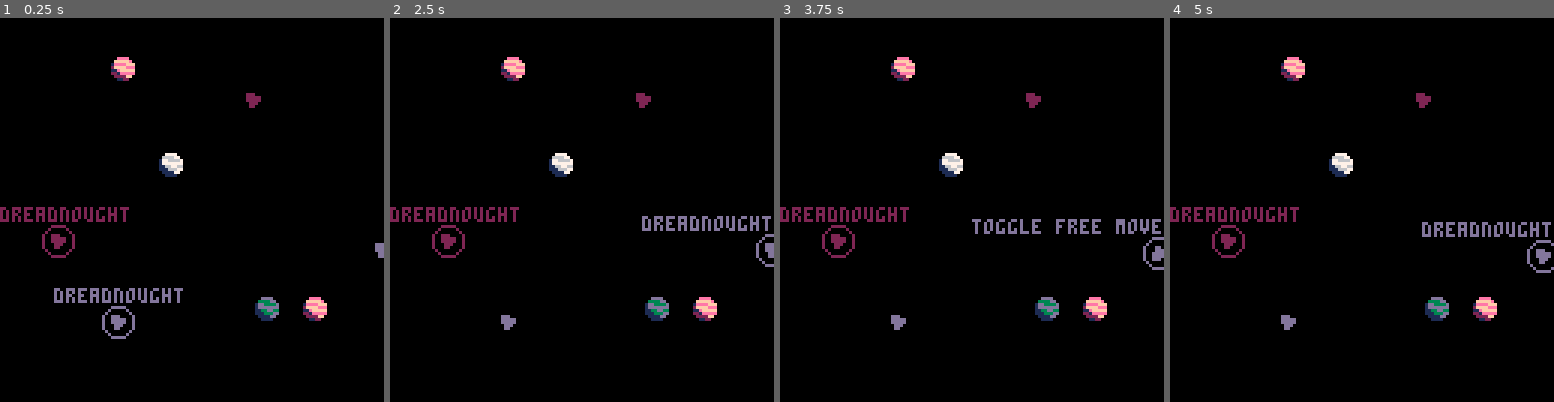
Above: before the commit, frames 1-4 (left to right).
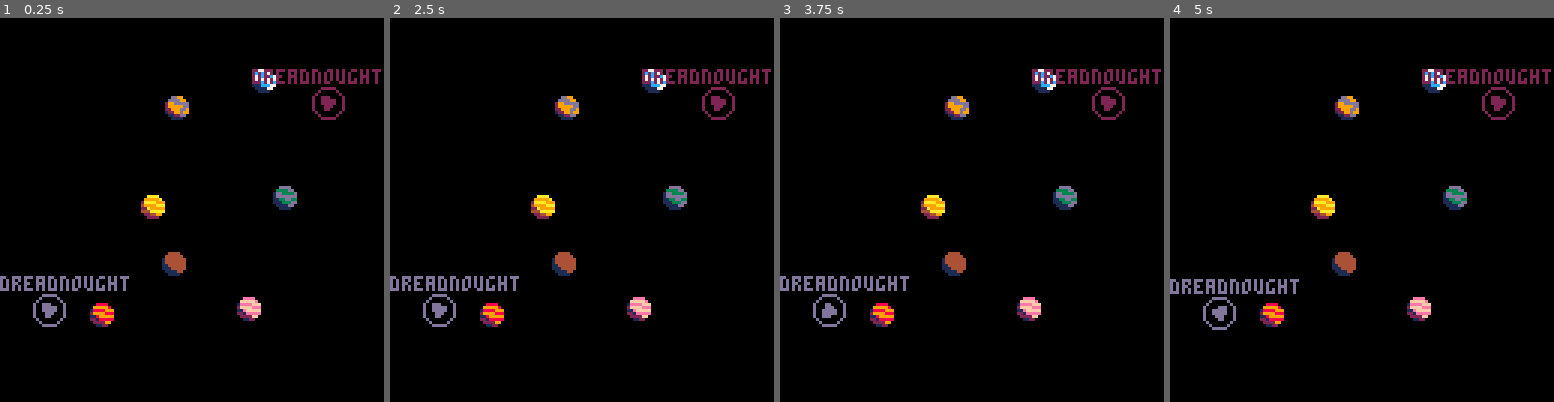
Above: after the commit, the same moments.

Repository: ironchestgames/pico-8-carts
Game: PICO-8 cartridge spacewar.p8
The game is run twice, just before and just after one commit, with the same random seed, the same clock (stepped at 60 frames per second) and the same inputs.
Inputs:
- Up to frame 1 (0.25 s): no input
- Up to frame 2 (2.5 s): tap X (X key) at 0.33, 1.07, 1.85 s; tap O (Z key) at 0.7, 1.7, 2.1 s; hold Right 1.6-2.1 s; hold Up 2.15-2.42 s; hold Right from 2.47 s (still down)
- Up to frame 3 (3.75 s): tap O (Z key) every 0.4 s from 2.5 to 3.7 s; tap X (X key) at 2.97 s; release Right at 3.03 s; hold Left 3.08-3.58 s; hold Down from 3.63 s (still down)
- Up to frame 4 (5 s): release Down at 3.97 s; hold Right 4.02-4.68 s; tap X (X key) at 4.08 s; tap O (Z key) at 4.1, 4.5, 4.9 s; hold Up from 4.73 s (still down)

The runs differ from the first frame. In frame 1, 7.2% of the frame differs, in the area x 0-100%, y 10-84%; in frame 2, 7.3%; in frame 3, 7.4%, in the area x 0-100%, y 10-82%; in frame 4, 7.4%.

Commit message:
spacewar - wip

Diff:
--- a/spacewar.p8
+++ b/spacewar.p8
@@ -58,37 +58,58 @@
  return _closest or _cur
 end
 
+function newship(_shiptype,_player,_x,_y)
+ local _x,_y=_x-4,_y-4
+ local _ship=clone(_shiptype)
+ _ship.x=_x
+ _ship.y=_y
+ _ship.targetx=_x
+ _ship.targety=_y
+ _ship.owner=_player.owner
+ _ship.text={}
+ _ship.action={}
+ return _ship
+end
+
 function shipgoto(_ship,_target)
  _ship.targetx=_target.x
  _ship.targety=_target.y
  _ship.target=_target
 end
 
-planets={
- {
-  x=16+flr(rnd(12))*8,y=16+flr(rnd(12))*8,
- },
- {
-  x=16+flr(rnd(12))*8,y=16+flr(rnd(12))*8,
- },
- {
-  x=16+flr(rnd(12))*8,y=16+flr(rnd(12))*8,
- },
- {
-  x=16+flr(rnd(12))*8,y=16+flr(rnd(12))*8,
- },
-}
-
-for _p in all(planets) do
- _p.isplanet=true
- _p.spr=240+flr(rnd(12))
- _p.text={}
- _p.action={}
- _p.items={
-  {x=_p.x-11,y=_p.y-11,text={},action={}},
-  {x=_p.x+11,y=_p.y-11,text={},action={}},
-  {x=_p.x-11,y=_p.y+11,text={},action={}},
-  {x=_p.x+11,y=_p.y+11,text={},action={}},
+playercount=2
+
+planets={}
+
+for _i=1,4+flr(rnd(playercount*2)) do
+ local _quad=(_i-1)*0.25
+ local _a=max(_quad,_quad+rnd(0.25))
+ local _x,_y
+ repeat
+  _x,_y=64+cos(_a)*flr(rnd(55)),64+sin(_a)*flr(rnd(55))
+  if #planets < 1 then
+   break
+  end
+  local _tooclose=nil
+  for _p in all(planets) do
+   if dist(_x,_y,_p.x,_p.y) < 20 then
+    _tooclose=true
+   end
+  end
+ until (not _tooclose)
+ planets[_i]={
+  x=_x,
+  y=_y,
+  isplanet=true,
+  spr=240+flr(rnd(13)),
+  text={},
+  action={},
+  items={
+   {x=_x-11,y=_y-11,text={},action={}},
+   {x=_x+11,y=_y-11,text={},action={}},
+   {x=_x-11,y=_y+11,text={},action={}},
+   {x=_x+11,y=_y+11,text={},action={}},
+  },
  }
 end
 
@@ -128,7 +149,7 @@
  local _items={}
 
  -- add shiptypes
- if _pl.sel1.isplanet then
+ if _pl.sel1 and _pl.sel1.isplanet then
   local _planet=_pl.sel1
   for _i=1,#_pl.shiptypes do
    local _shiptype=_pl.shiptypes[_i]
@@ -145,7 +166,7 @@
 
   _items=clone(_planet.items)
 
- else
+ elseif _pl.sel1 then
 
   _pl.sel1.text[_pl.owner]=nil
   if _pl.sel1 == _pl.sel2 then
@@ -187,11 +208,19 @@
   end
 
   -- add enemy ships
-  -- for _other in all(players) do
-  --  if _other != _pl then
-
-  --  end
-  -- end
+  for _other in all(players) do
+   if _other != _pl then
+    for _othership in all(_other.ships) do
+     _othership.text[_pl.owner]='attack'
+     _othership.action[_pl.owner]=function()
+      shipgoto(_pl.sel1,_othership)
+      _pl.sel1.orders='attack'
+      _pl.curlevel=1
+     end
+     add(_items,_othership)
+    end
+   end
+  end
 
  end
 
@@ -243,16 +272,8 @@
  return _items
 end
 
-local angles={
- [0]={0,1},
- {1,1},
- {1,0},
- {0,0},
-}
-
-players={
+factions={
  [1]={
-  owner=1,
   col=13,
   lasercol=12,
   shiptypes={
@@ -261,8 +282,8 @@
     sprite=4,
     hp=4,
     range=8,
-    spd=0.05,
-    duration=1200,
+    spd=0.1,
+    duration=1500,
    },
    {
     name='corvettes',
@@ -281,16 +302,8 @@
     duration=1200,
    },
   },
-  ships={},
-  curlevel=1,
-  sel1=nil,
-  getitems1=getitems1,
-  sel2=nil,
-  getitems2=getitems2,
-  getitems3=getitems3,
  },
  [2]={
-  owner=2,
   col=2,
   lasercol=8,
   shiptypes={
@@ -319,51 +332,50 @@
     duration=1200,
    },
   },
-  ships={},
-  curlevel=1,
-  sel1=nil,
-  getitems1=getitems1,
-  sel2=nil,
-  getitems2=getitems2,
-  getitems3=getitems3,
- }
-}
-
-players[1].ships={
- {
-  x=rnd(128),y=rnd(128),
-  owner=1,
- },
- {
-  x=rnd(128),y=rnd(128),
-  owner=1,
  },
 }
 
-players[2].ships={
- {
-  x=rnd(128),y=rnd(128),
-  owner=2,
- },
- {
-  x=rnd(128),y=rnd(128),
-  owner=2,
- },
+playerblueprint={
+ curlevel=1,
+ -- sel1=nil,
+ -- sel2=nil,
+ getitems1=getitems1,
+ getitems2=getitems2,
+ getitems3=getitems3,
 }
 
-local allships=concat(players[1].ships,players[2].ships)
-
-for _ship in all(allships) do
- _ship.targetx,_ship.targety=_ship.x,_ship.y
- _ship.spd=0.05
- _ship.hp=8
- _ship.range=8
- _ship.name='dreadnought'
- _ship.sprite=0
- _ship.text={}
- _ship.action={}
-end
-
+players={}
+
+
+local _r=rnd()
+for _i=1,playercount do
+ local _p=clone(playerblueprint)
+ _p.shiptypes=factions[_i].shiptypes
+ _p.owner=_i
+ _p.col=factions[_i].col
+ _p.lasercol=factions[_i].lasercol
+ local _a=_r+(_i-1)*0.5
+ local _x,_y=67+cos(_a)*58,67+sin(_a)*58
+ _p.ships={
+  newship(_p.shiptypes[3],_p,_x,_y)
+ }
+ add(players,_p)
+end
+
+-- local allships=concat(players[1].ships,players[2].ships)
+
+-- for _ship in all(allships) do
+--  _ship.targetx,_ship.targety=_ship.x,_ship.y
+--  _ship.spd=0.05
+--  _ship.hp=8
+--  _ship.range=8
+--  _ship.name='dreadnought'
+--  _ship.sprite=0
+--  _ship.text={}
+--  _ship.action={}
+-- end
+
+players[1].ships.range=20
 
 function _update60()
 
@@ -398,14 +410,7 @@
    if _planet.c >= _planet.duration then
     local _player=players[_planet.owner]
     local _x,_y=_planet.x-4,_planet.y-4
-    local _ship=clone(_planet.shiptype)
-    _ship.x=_x
-    _ship.y=_y
-    _ship.targetx=_x
-    _ship.targety=_y
-    _ship.owner=_planet.owner
-    _ship.text={}
-    _ship.action={}
+    local _ship=newship(_planet.shiptype,_player,_x,_y)
     add(_player.ships,_ship)
     _planet.c=0
    end
@@ -435,6 +440,8 @@
      if _ship.shootc == 10 then
       -- play sound effect
       _othership.hp-=1
+      _othership.target=_ship
+      _othership.orders='attack'
      end
      break
     end
@@ -444,6 +451,10 @@
    end
    _ship.shootc=nil
    _ship.shoottarget=nil
+
+   if _ship.orders == 'attack' then
+    _ship.targetx,_ship.targety=_ship.target.x,_ship.target.y
+   end
 
    if dist(_ship.x,_ship.y,_ship.targetx,_ship.targety) < 4 then
     _ship.targetx,_ship.targety=_ship.x,_ship.y
@@ -453,6 +464,7 @@
        -- todo: fail message
       else
        _ship.target.owner=_ship.owner
+       _ship.target.showquestionmark=true
       end
       _ship.target=nil
      elseif _ship.orders == 'invade' then
@@ -486,9 +498,11 @@
     del(_player.ships,_ship)
     if _player.sel1 == _ship then
      _player.sel1=nil
+     _player.curlevel=1
     end
     if _player.sel2 == _ship then
      _player.sel2=nil
+     _player.curlevel=2
     end
    end
   end
@@ -515,6 +529,9 @@
     line(_x,_y2,_x+(_p.c/_p.duration)*7,_y2,players[_p.owner].col)
    end
    pset(_x,_y2,players[_p.owner].col)
+   if _p.showquestionmark then
+    print('?',_p.x,_p.y-11,players[_p.owner].col)
+   end
   end
  end
 
@@ -558,6 +575,7 @@
     end
     if _cursel.isplanet and _cursel.owner != nil then
      sspr(23,48,12,14,_cursel.x-5,_cursel.y-5)
+     _cursel.showquestionmark=nil
     elseif _cursel.isplanet then
      sspr(0,48,12,12,_cursel.x-5,_cursel.y-5)
     else -- is ship
